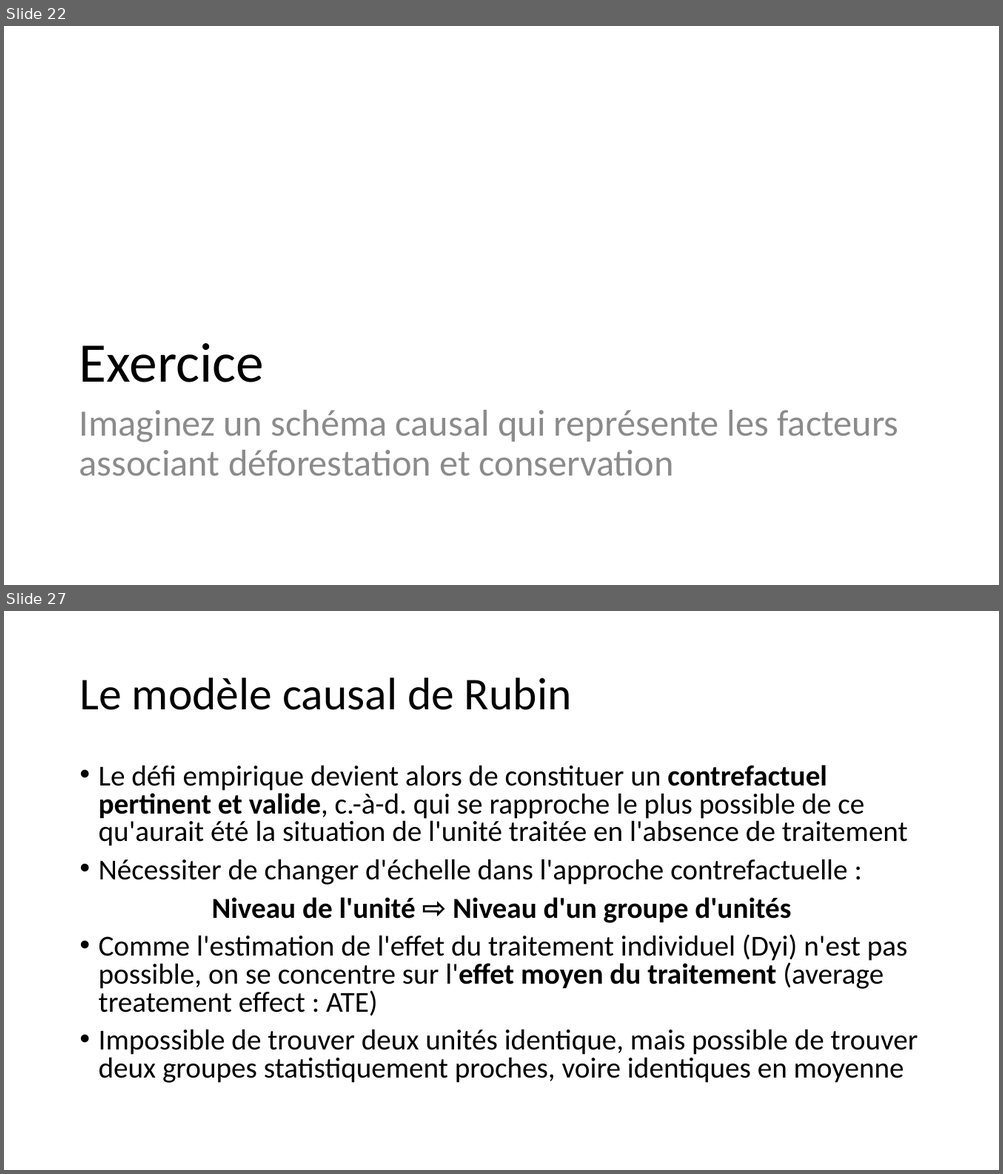
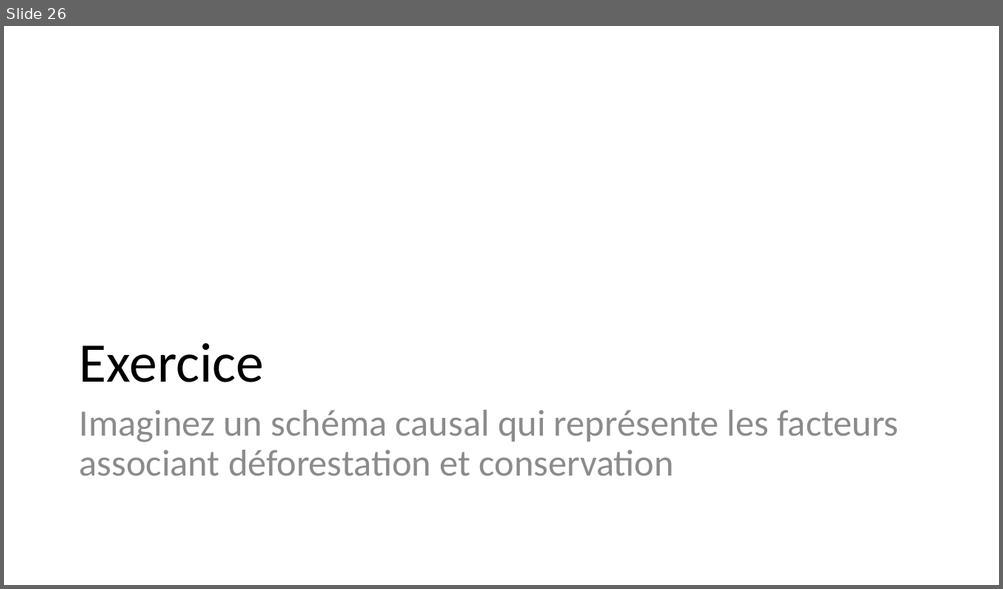
Before and after one commit to BETSAKA/statcap_impact_training, a slide deck: slides/fr/Jour 1_Introduction_Fondamentaux.pptx. Shown one above the other, each under a label of ours: slides 22 and 27 before the commit, slide 26 after it; the slides between them are not shown. The pictures are 1003x1174 and 1003x589 pixels, drawn with LibreOffice and Linux fonts; fonts in the diff are those of the drawing. Boxes give left, top, right and bottom in pixels: in the first picture for what was removed or moved away, otherwise in the second. Text is boxed around its words. In the diff, an @@ line names an element or a change of style, - is before the commit and + after.

```diff
--- a/slides/fr/Jour 1_Introduction_Fondamentaux.pptx
+++ b/slides/fr/Jour 1_Introduction_Fondamentaux.pptx
@@ slide 27 removed at bbox=[4, 611, 999, 1170], background #FFFFFF @@
@@ title removed at bbox=[79, 678, 572, 710] @@
-Le modèle causal de Rubin
@@ text removed at bbox=[99, 765, 918, 1083] @@
-• Le défi empirique devient alors de constituer un contrefactuel pertinent et valide, c.-à-d. qui se rapproche le plus possible de ce qu'aurait été la situation de l'unité traitée en l'absence de traitement
-• Nécessiter de changer d'échelle dans l'approche contrefactuelle :
-Niveau de l'unité ⇨ Niveau d'un groupe d'unités
-• Comme l'estimation de l'effet du traitement individuel (Dyi) n'est pas possible, on se concentre sur l'effet moyen du traitement (average treatement effect : ATE)
-• Impossible de trouver deux unités identique, mais possible de trouver deux groupes statistiquement proches, voire identiques en moyenne
@@ what was slide 22 is now slide 26 @@
```
Also in this commit, not shown: 4 slides changed, 4 slides added, 17 other slides removed, 3 other files.
